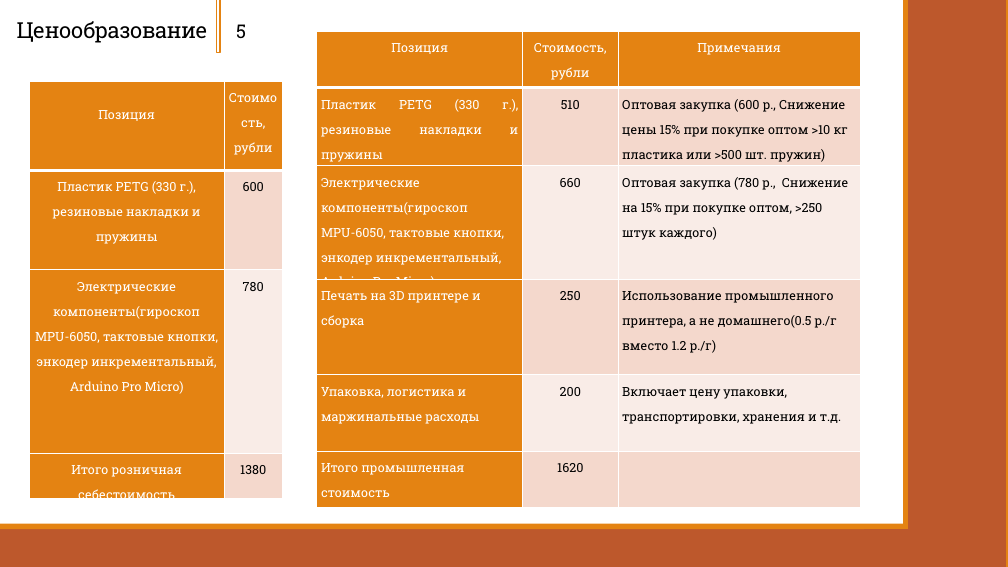
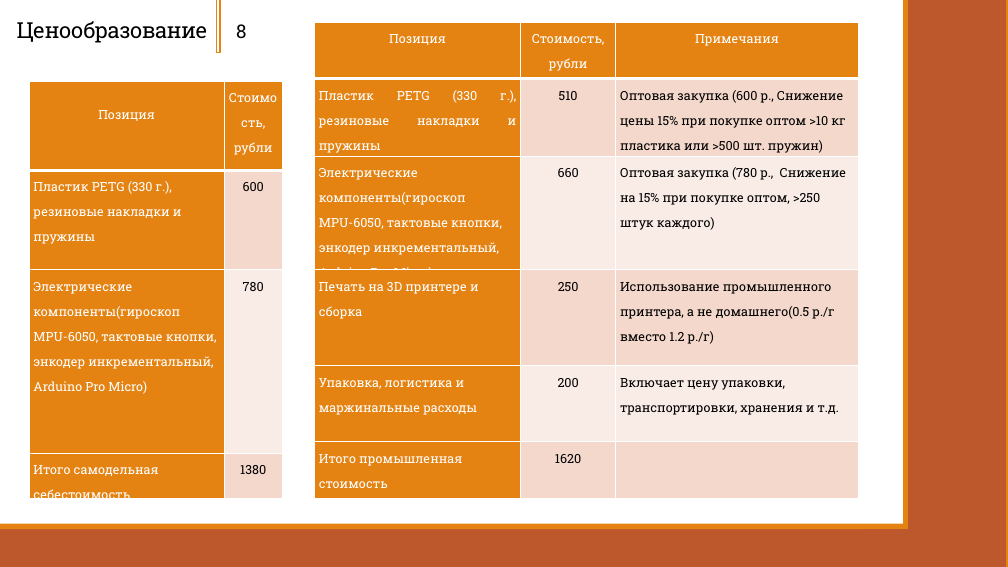
Before and after one commit to Zerocummer/Mmm-Yummers, a slide deck: slide 8 of Мышка для людей с ОВЗ/Документы/Презентация о манипуляторе.pptx (slide 5 before the commit). Drawn at 1008x567 pixels with LibreOffice and Linux fonts; fonts in the diff are those of the drawing. Boxes give left, top, right and bottom in pixels: in the first picture for what was removed or moved away, otherwise in the second. Text is boxed around its words. In the diff, an @@ line names an element or a change of style, - is before the commit and + after.

```diff
--- a/Мышка для людей с ОВЗ/Документы/Презентация о манипуляторе.pptx
+++ b/Мышка для людей с ОВЗ/Документы/Презентация о манипуляторе.pptx
@@ text at box(236, 24, 246, 38): text changed @@
-5
+8
@@ table: place and size @@
-table at box(317, 31, 861, 505)
+table at box(315, 22, 858, 496)
@@ table at box(29, 81, 283, 507) @@
-row 4, column 1: Итого розничная себестоимость
+row 4, column 1: Итого самодельная себестоимость
@@ alignment centre to left @@
```
Also in this commit, not shown: 7 other slides changed, 1 slide added, 1 slide removed, 1 other file.
